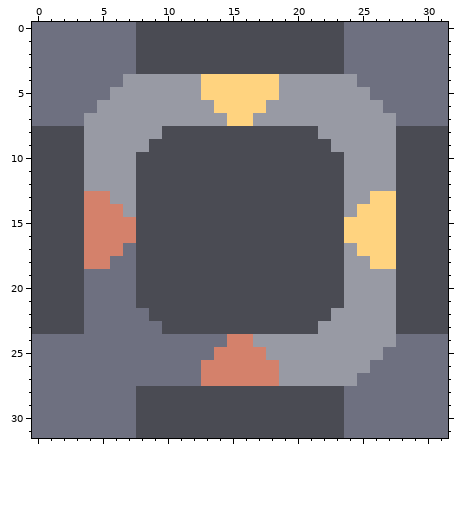
Pixel-art sprite -- sprites/blocks/powsort.png. The picture above was drawn from the file before the commit.
The file is 32x32 pixels. Colours within 5 levels of each other are drawn and written as one.
After the commit:
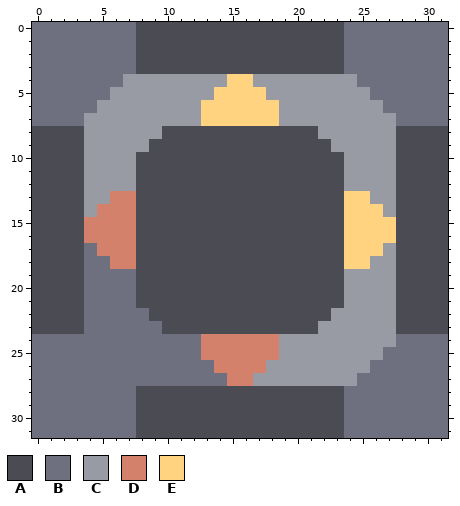
Palette (. is transparent): A #4a4b53  B #6e7080  C #989aa4  D #d4816b  E #ffd37f
Difference:
y 4: x 13..14 EE -> CC; x 17..18 EE -> CC
y 5: x 13 E -> C; x 18 E -> C
y 6: x 13 C -> E; x 18 C -> E
y 7: x 13..14 CC -> EE; x 17..18 CC -> EE
y 13: x 4..7 DDCC -> CCDD; x 24..27 CCEE -> EECC
y 14: x 4 D -> C; x 7 C -> D; x 24 C -> E; x 27 E -> C
y 17: x 4 D -> B; x 7 B -> D; x 24 C -> E; x 27 E -> C
y 18: x 4..7 DDBB -> BBDD; x 24..27 CCEE -> EECC
y 24: x 13..14 BB -> DD; x 17..18 CC -> DD
y 25: x 13 B -> D; x 18 C -> D
y 26: x 13 D -> B; x 18 D -> C
y 27: x 13..14 DD -> BB; x 17..18 DD -> CC
Changed places in both pictures, as pixel boxes (x1, y1, x2, y2):
changed: (201, 74, 279, 126)
changed: (84, 191, 136, 269)
changed: (344, 191, 396, 269)
changed: (201, 334, 279, 386)
